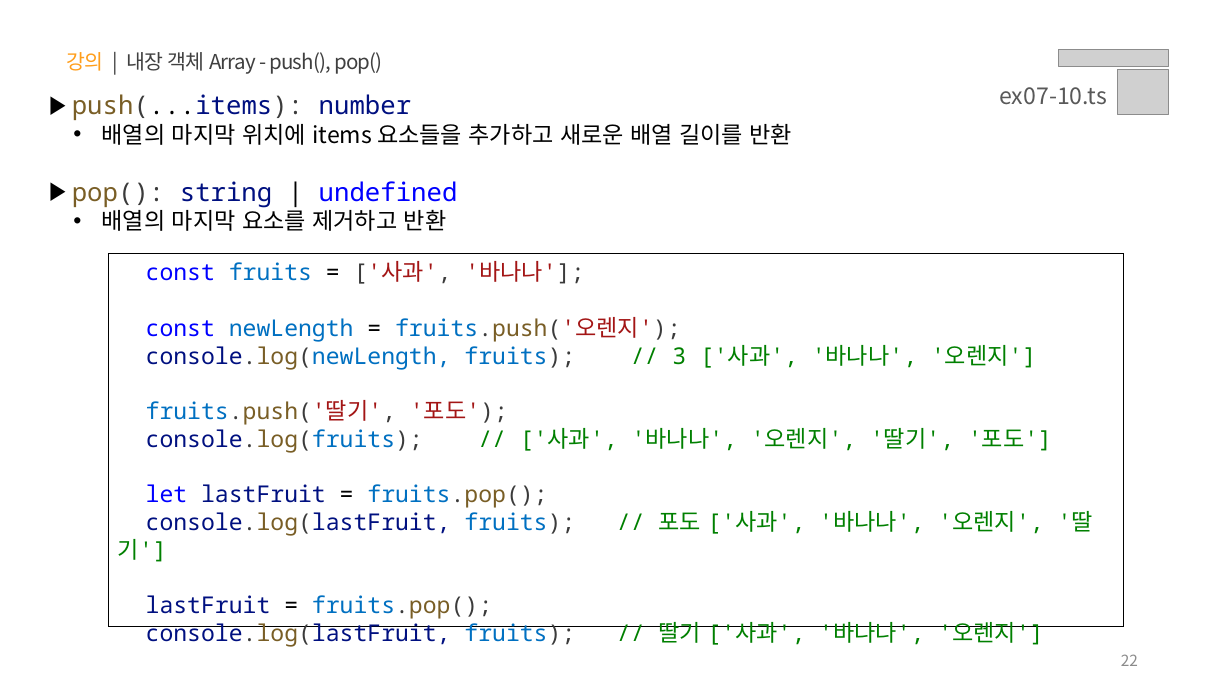
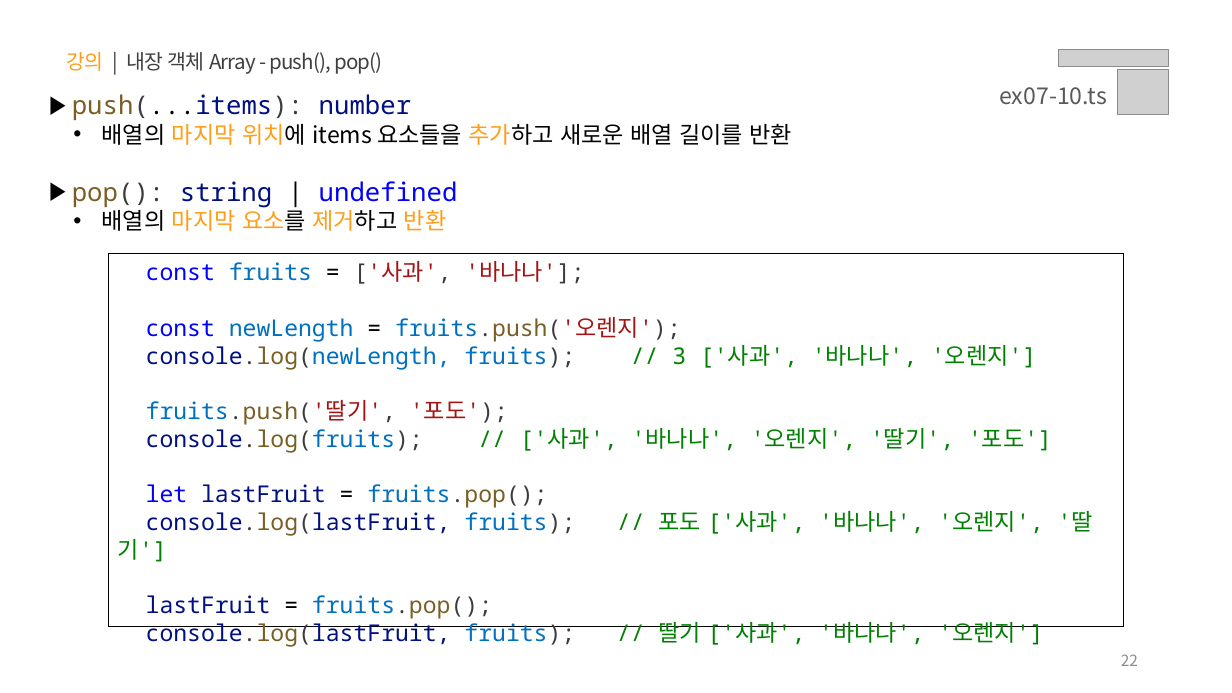
Before and after one commit to yebin-jeong/learn-js, a slide deck: slide 22 of PPT/07.자바스크립트 - 내장 함수.pptx. Drawn at 1232x693 pixels with LibreOffice and Linux fonts; fonts in the diff are those of the drawing; grey boxes stand for pictures. Boxes give left, top, right and bottom in pixels: in the first picture for what was removed or moved away, otherwise in the second. Text is boxed around its words. In the diff, an @@ line names an element or a change of style, - is before the commit and + after.

```diff
--- a/PPT/07.자바스크립트 - 내장 함수.pptx
+++ b/PPT/07.자바스크립트 - 내장 함수.pptx
@@ text at [102, 123, 793, 231]: text colour #000000 to #FF9E1B in "마지막 위치에 추가하고", "마지막 요소를 제거하고 반환" @@
```
Also in this commit, not shown: 13 other slides changed.
